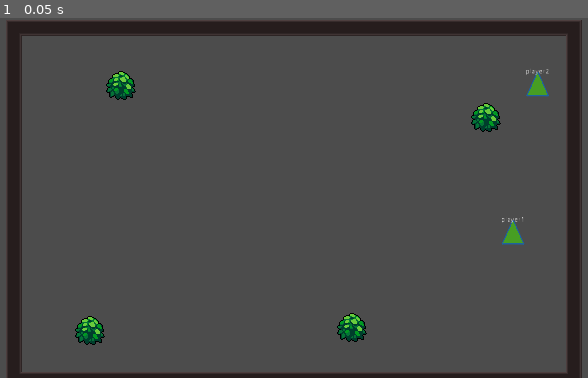
Above: before the commit, frame 1.
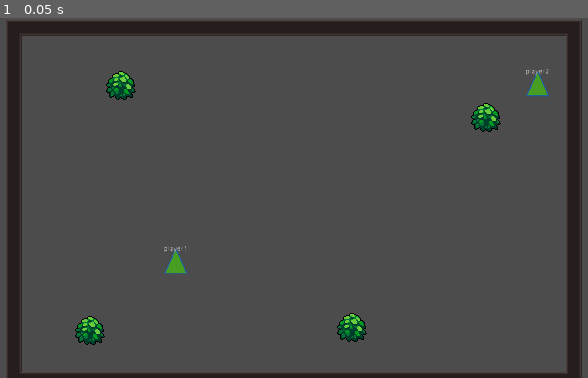
Above: after the commit, the same moment.

Repository: tangfuhao/InTheWorld
Game: Godot game, scene res://src/world/MiniMap.tscn
Same seed, same stepped clock (60 frames per second), same inputs: the game is played once before the commit and once after it.
Inputs:
- Up to frame 1 (0.05 s): no input

The runs differ from the first frame. In frame 1, 0.3% of the frame differs, in the area x 27-90%, y 55-72%.

Commit message:
类型判断

Diff:
--- a/src/character/Human.gd
+++ b/src/character/Human.gd
@@ -1,6 +1,7 @@
 extends KinematicBody2D
 class_name Player
 
+export var show_log := false
 export var player_name = "player1"
 onready var playerName = $LabelLayout/PlayerName
 onready var movement = $Movement
@@ -55,3 +56,6 @@
 	hurt_box.start_invincibility(0.5)
 	hurt_box.show_attack_effect()
 	emit_signal("be_hurt",area)
+
+func has_attribute(_params):
+	return _params == "其他人"
--- a/src/character/PlayerDetectionZone.gd
+++ b/src/character/PlayerDetectionZone.gd
@@ -30,8 +30,8 @@
 		update_body_enter_in_vision(_body)
 		update_body_enter_in_memory(_body)
 		emit_signal("player_in_vision")
-	elif _body is Stuff:
-		emit_signal("find_new_something",_body)
+	emit_signal("find_new_something",_body)
+
 
 ##遇见离开
 #func _on_PlayerDetectionZone_body_exited(_body):
@@ -64,6 +64,7 @@
 	elif find_index > 0:
 		recently_see_stuff_arr_in_memory.remove(find_index)
 		recently_see_stuff_record_time_dic.erase(_body)
+		recently_see_stuff_arr_in_memory.push_back(_body)
 	else:
 		recently_see_stuff_arr_in_memory.push_back(_body)
 		print("发现了新玩家："+_body.player_name)
@@ -82,7 +83,7 @@
 	if rememberTimer.is_stopped() == false : return
 	if recently_see_stuff_arr_in_memory.empty() : return
 
-	var last_see_stuff = recently_see_stuff_arr_in_memory[0]
+	var last_see_stuff = recently_see_stuff_arr_in_memory.front()
 	var last_see_stuff_record_time = recently_see_stuff_record_time_dic[last_see_stuff]
 	var last_see_stuff_past_time = OS.get_ticks_msec() - last_see_stuff_record_time
 	var last_see_stuff_past_time_in_secs:float = (last_see_stuff_past_time * 0.001)
--- a/src/character/PlayerDetectionZone.tscn
+++ b/src/character/PlayerDetectionZone.tscn
@@ -33,4 +33,4 @@
 [connection signal="body_exited" from="PerceptionVision" to="." method="_on_PerceptionVision_body_exited"]
 [connection signal="area_entered" from="RealVision" to="." method="_on_RealVision_area_entered"]
 [connection signal="body_entered" from="RealVision" to="." method="_on_PlayerDetectionZone_body_entered"]
-[connection signal="timeout" from="RememberTimer" to="RealVision" method="_on_RememberTimer_timeout"]
+[connection signal="timeout" from="RememberTimer" to="." method="_on_RememberTimer_timeout"]
--- a/src/character/motivation/MotivationModel.gd
+++ b/src/character/motivation/MotivationModel.gd
@@ -24,14 +24,14 @@
 	motivation_value = value
 	if motivation_value < 0 : motivation_value = 0
 	is_active = motivation_value < 0.8
-	print(motivation_name,"的值更新为:",motivation_value)
+	# print(motivation_name,"的值更新为:",motivation_value)
 
 	#激活状态改变
 	if is_active_temp != is_active:
-		if is_active :
-			print(motivation_name,"改变为:激活")
-		else:
-			print(motivation_name,"改变为:未激活")
+		# if is_active :
+		# 	print(motivation_name,"改变为:激活")
+		# else:
+		# 	print(motivation_name,"改变为:未激活")
 		emit_signal("motivation_active_change",self)
 
 	emit_signal("motivation_value_change",self)
--- a/src/character/status/StatusEffectModel.gd
+++ b/src/character/status/StatusEffectModel.gd
@@ -43,10 +43,10 @@
 
 
 	if is_active == is_active_temp: return
-	if is_active:
-		print(condition_name,"---被激活")
-	else:
-		print(condition_name,"---停止激活")
+	# if is_active:
+	# 	print(condition_name,"---被激活")
+	# else:
+	# 	print(condition_name,"---停止激活")
 
 func update_effects(statusDic):
 	if is_active == false: return
--- a/src/character/status/StatusModel.gd
+++ b/src/character/status/StatusModel.gd
@@ -8,7 +8,7 @@
 func set_status_value(value):
 	status_value = value
 	if status_value < 0:status_value = 0
-	print(status_name,"--被改为:",status_value)
+	# print(status_name,"--被改为:",status_value)
 	emit_signal("status_value_update",self)
 
 
--- a/src/character/strategy/Strategy.gd
+++ b/src/character/strategy/Strategy.gd
@@ -34,7 +34,9 @@
 			current_strategy_chain.clean()
 	else:
 		current_running_task = run_next_task()
-	if current_running_task == null : send_re_plan_signal()
+	if current_running_task == null :
+		print(control_node.player_name,"因为没有任务，重新规划")
+		send_re_plan_signal()
 
 
 func clean_current_task():
@@ -109,10 +111,12 @@
 
 
 func world_status_change():
+	print(control_node.player_name,"因为认知改变，重新规划")
 	send_re_plan_signal()
 
 func highest_priority_motivation_change(motivation):
 	active_motivation = motivation
+	print(control_node.player_name,"因为动机改变，重新规划")
 	send_re_plan_signal()
 
 func re_plan_strategy():
--- a/src/character/tasks/ApproachToTarget.gd
+++ b/src/character/tasks/ApproachToTarget.gd
@@ -3,7 +3,9 @@
 #接近目标的任务
 
 func active():
+#	print("移动到目标激活")
 	if human:
+#		print(human.player_name,"移动到目标激活")
 		human.movement.is_on = true
 
 func process(_delta: float):
@@ -11,19 +13,18 @@
 		var target = human.get_target()
 		if target:
 			if human.is_approach(target):
+#				print(human.player_name,"移动到目标成功")
 				return STATE.GOAL_COMPLETED
 			else:
 #				var direction:Vector2 = human.global_position - target.global_position
 #				direction = direction.normalized()
-
 				human.movement.set_desired_position(target.global_position)
 				return STATE.GOAL_ACTIVE
-
-		else:
-			return STATE.GOAL_COMPLETED
+#	print(human.player_name,"移动到目标失败")
 	return STATE.GOAL_FAILED
 
 func terminate():
 	if human:
+#		print(human.player_name,"移动到目标结束")
 		human.movement.is_on = false
 		human.movement.direction = Vector2.ZERO
--- a/src/character/tasks/Wander.gd
+++ b/src/character/tasks/Wander.gd
@@ -6,7 +6,9 @@
 var find_stuff
 
 func active():
+#	print("周围移动寻找激活")
 	if human:
+#		print(human.player_name,"周围移动寻找激活")
 		human.movement.is_on = true
 		human.movement.is_wander = true
 		player_detection_zone = human.cpu.player_detection_zone
@@ -15,16 +17,19 @@
 func process(_delta: float):
 	if human:
 		if find_stuff:
+#			print(human.player_name,"周围移动寻找完成")
 			return STATE.GOAL_COMPLETED
 		else:
 			return STATE.GOAL_ACTIVE
+#	print(human.player_name,"周围移动寻找失败")
 	return STATE.GOAL_FAILED
 
 func terminate():
 	if human:
+#		print(human.player_name,"周围移动寻找结束")
 		human.movement.direction = Vector2.ZERO
 		human.movement.is_wander = false
 
-func find_new_something(body:Stuff):
+func find_new_something(body):
 	if body.has_attribute(params):
 		find_stuff = body
--- a/src/world/Hide_Stuff.gd
+++ b/src/world/Hide_Stuff.gd
@@ -4,4 +4,4 @@
 var stuff_name
 
 func has_attribute(_params):
-	return true
+	return _params == "可躲入的"
--- a/src/world/MiniMap.tscn
+++ b/src/world/MiniMap.tscn
@@ -15,7 +15,7 @@
 tile_data = PoolIntArray( 0, 1, 65536, 1, 1, 2, 2, 1, 2, 3, 1, 2, 4, 1, 2, 5, 1, 2, 6, 1, 2, 7, 1, 2, 8, 1, 2, 9, 1, 2, …(1581 unchanged characters)…
 
 [node name="Human" parent="." instance=ExtResource( 1 )]
-position = Vector2( 1014.73, 435.554 )
+position = Vector2( 340.317, 493.805 )
 
 [node name="Human2" parent="." instance=ExtResource( 1 )]
 position = Vector2( 1063.92, 139.123 )
